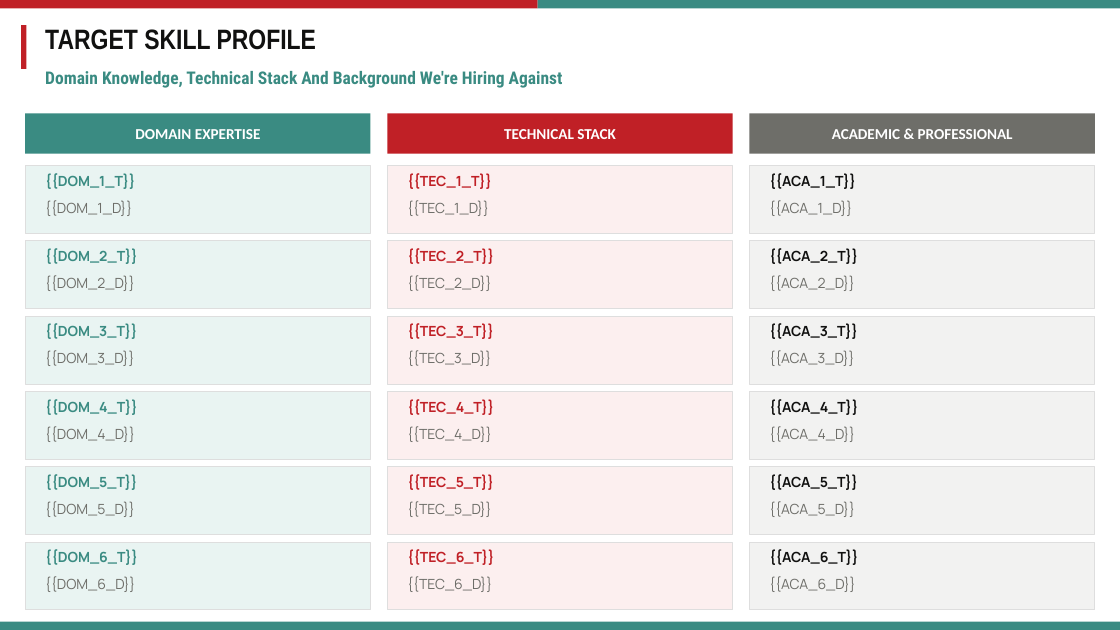
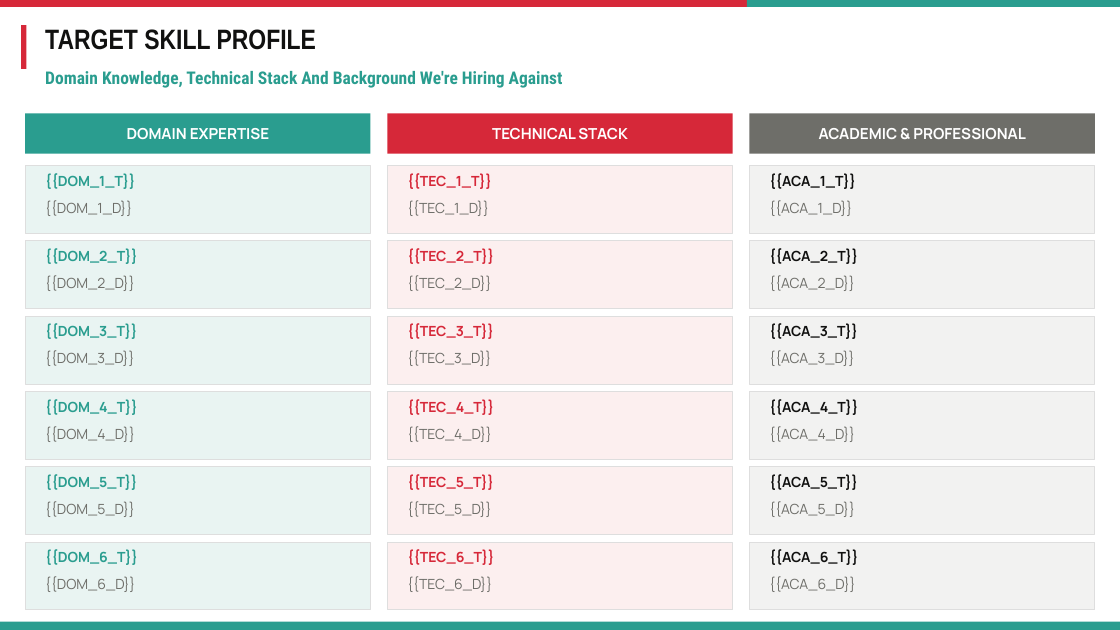
Before and after one commit to athu07/Deck-Engine, a slide deck: slide 4 of data/templates/skills_templates.pptx. Drawn at 1120x630 pixels with LibreOffice and Linux fonts; fonts in the diff are those of the drawing. Boxes give left, top, right and bottom in pixels: in the first picture for what was removed or moved away, otherwise in the second. Text is boxed around its words. In the diff, an @@ line names an element or a change of style, - is before the commit and + after.

```diff
--- a/data/templates/skills_templates.pptx
+++ b/data/templates/skills_templates.pptx
@@ fill #C02026 to #D62839 in 3 elements at (387,113,733,154), (21,25,27,69), (0,0,747,7) @@
@@ rectangle: place and size @@
-rectangle at (0,0,538,8)
+rectangle at (0,0,747,7)
@@ fill #3A8B82 to #2A9D8F in 3 elements at (0,622,1120,630), (25,113,371,154), (747,0,1120,7) @@
@@ rectangle: place and size @@
-rectangle at (538,0,1120,8)
+rectangle at (747,0,1120,7)
@@ font Calibri to Manrope in 3 elements at (127,128,270,140), (492,128,628,140), (819,128,1025,139) @@
@@ text colour #3A8B82 to #2A9D8F in 7 elements at (45,71,563,88), (45,173,135,189), (45,248,138,264), (45,323,137,339), (45,399,138,415), (45,474,137,490), (45,549,138,565) @@
@@ text colour #C02026 to #D62839 in 6 elements at (407,173,492,189), (407,248,494,264), (407,323,494,339), (407,399,494,415), (407,474,494,490), (407,549,494,565) @@
```
Also in this commit, not shown: 3 other slides changed, 18 other files.
